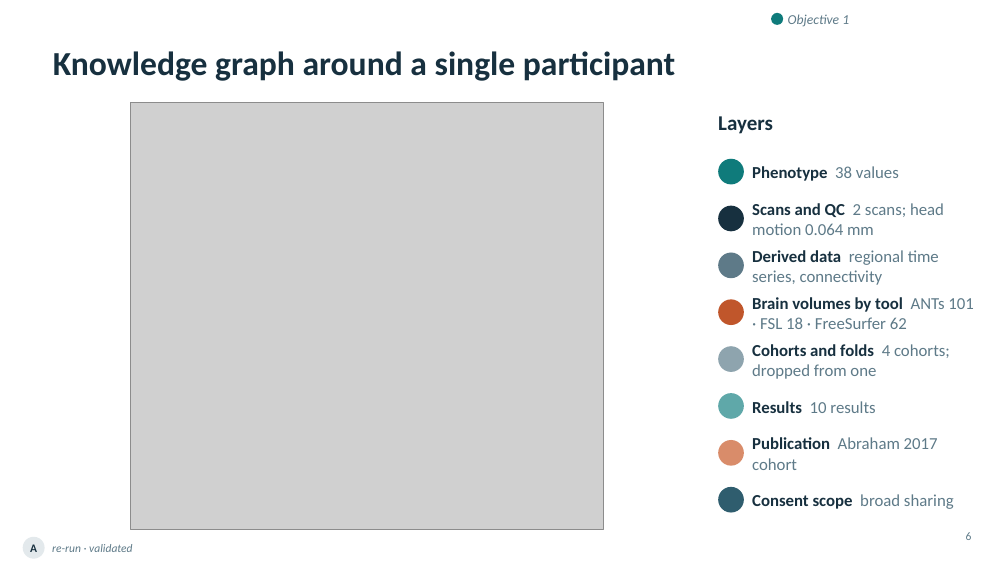
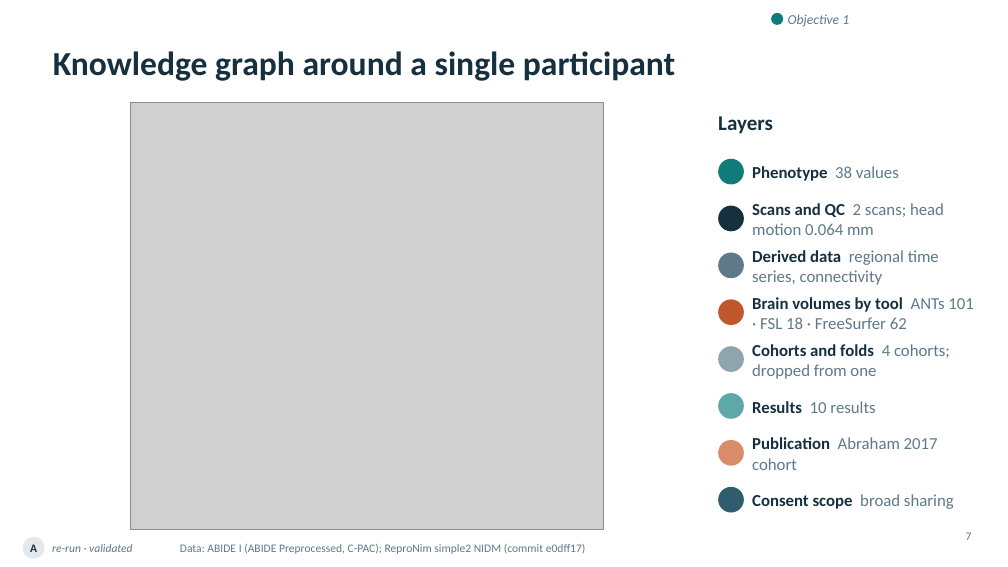
Before and after one commit to ReproNim/llm-workshop-kg, a slide deck: slide 7 of slides/Knowledge_Graphs_Skills_Neuroimaging_v4.pptx (slide 6 before the commit). Drawn at 1008x567 pixels with LibreOffice and Linux fonts; fonts in the diff are those of the drawing; grey boxes stand for pictures. Boxes give left, top, right and bottom in pixels: in the first picture for what was removed or moved away, otherwise in the second. Text is boxed around its words. In the diff, an @@ line names an element or a change of style, - is before the commit and + after.

```diff
--- a/slides/Knowledge_Graphs_Skills_Neuroimaging_v4.pptx
+++ b/slides/Knowledge_Graphs_Skills_Neuroimaging_v4.pptx
@@ page number at bbox=[966, 532, 972, 540]: text changed @@
-6
+7
@@ text added at bbox=[180, 544, 586, 554], 11 pt, text #5E7A88 @@
+Data: ABIDE I (ABIDE Preprocessed, C-PAC); ReproNim simple2 NIDM (commit e0dff17)
```
Also in this commit, not shown: 53 other slides changed, 2 slides added, 2 slides removed, 1 other file.
